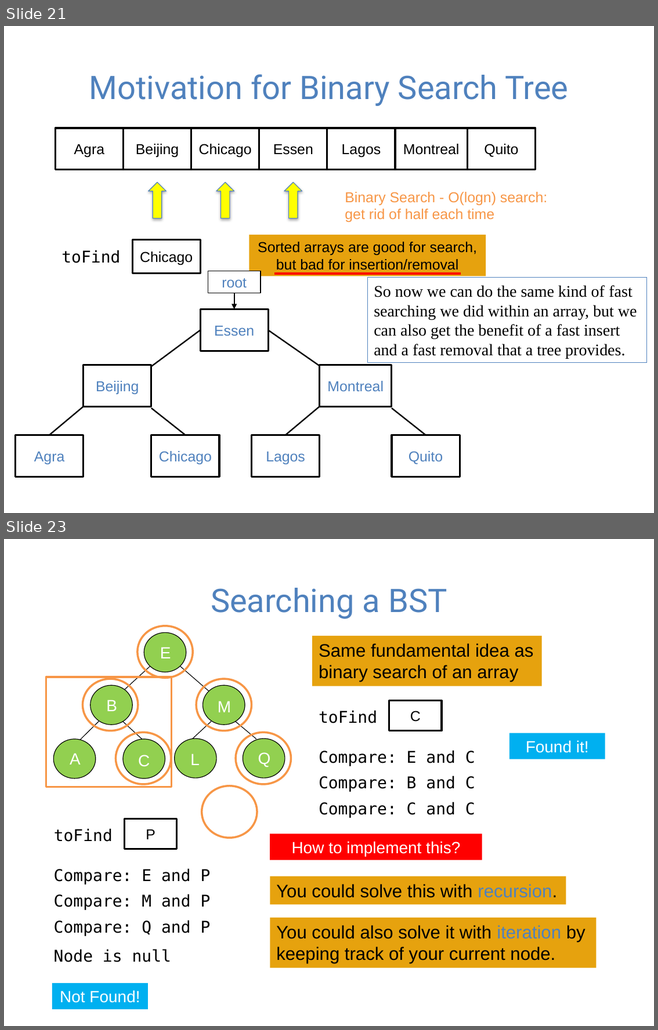
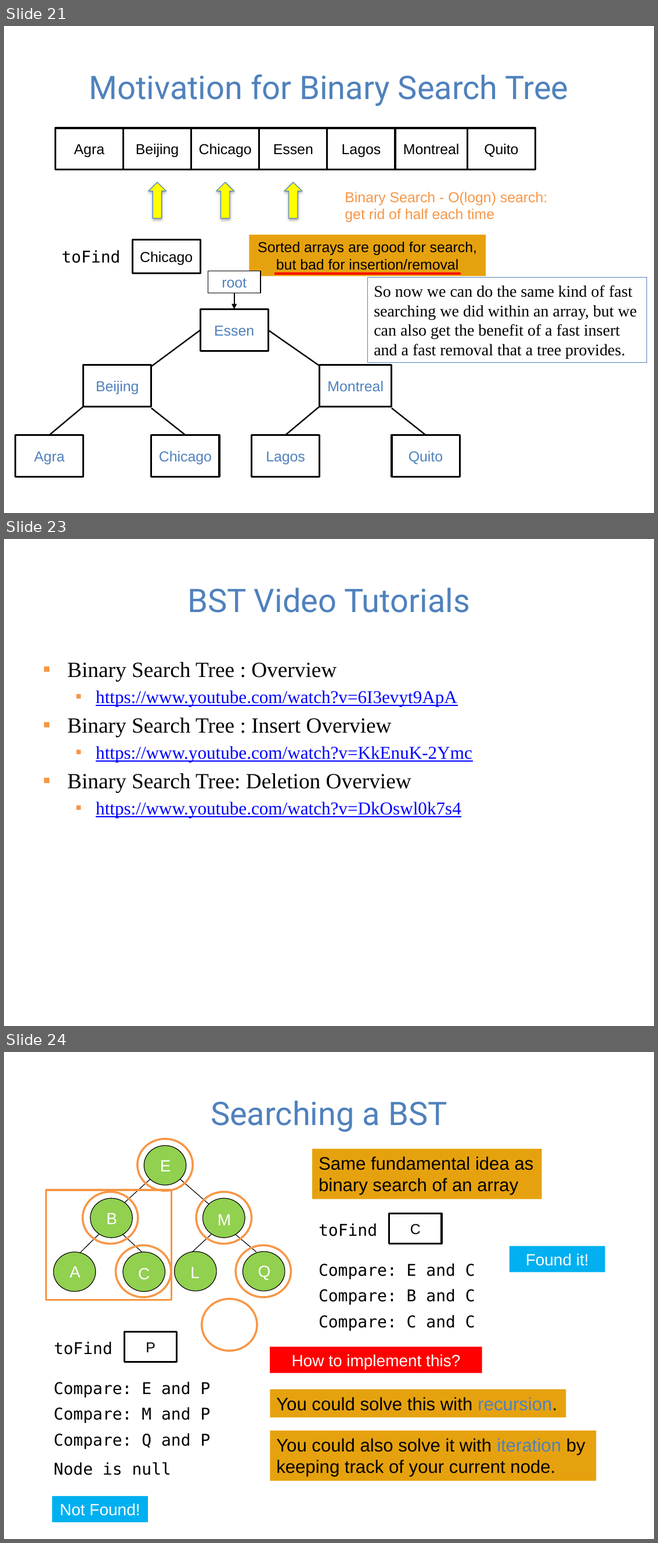
Before and after one commit to guhofstra/CSC111Fa25, a slide deck: PPTs/Lecture 8-binary search tree and trie.pptx. Shown one above the other, each under a label of ours: slides 21 and 23 before the commit, slides 21, 23 and 24 after it; the slides between them are not shown. The pictures are 658x1030 and 658x1543 pixels, drawn with LibreOffice and Linux fonts; fonts in the diff are those of the drawing. Boxes give left, top, right and bottom in pixels: in the first picture for what was removed or moved away, otherwise in the second. Text is boxed around its words. In the diff, an @@ line names an element or a change of style, - is before the commit and + after.

```diff
--- a/PPTs/Lecture 8-binary search tree and trie.pptx
+++ b/PPTs/Lecture 8-binary search tree and trie.pptx
@@ slide 23 added at bbox=[4, 539, 654, 1026], background #FFFFFF @@
@@ title added at bbox=[188, 588, 470, 613], 36 pt, text #4F81BD @@
+BST Video Tutorials
@@ text added at bbox=[67, 662, 472, 818], 20 pt, text #0000FF, underline @@
+▪ Binary Search Tree : Overview
+  ▪ https://www.youtube.com/watch?v=6I3evyt9ApA
+▪ Binary Search Tree : Insert Overview
+  ▪ https://www.youtube.com/watch?v=KkEnuK-2Ymc
+▪ Binary Search Tree: Deletion Overview
+  ▪ https://www.youtube.com/watch?v=DkOswl0k7s4
@@ what was slide 23 is now slide 24 @@
```
Also in this commit, not shown: 5 slides changed, 9 other slides added, 42 other files.
